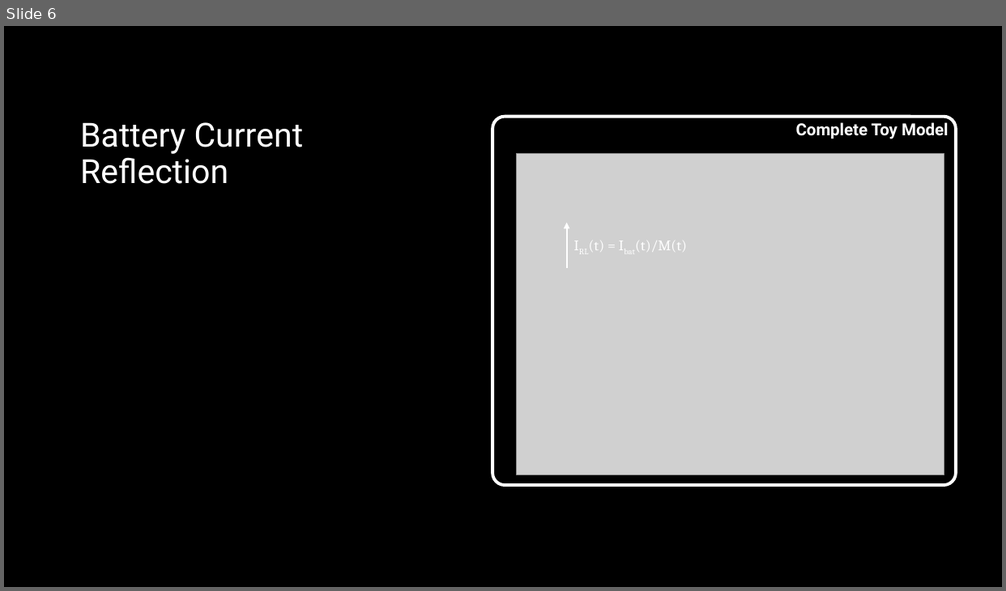
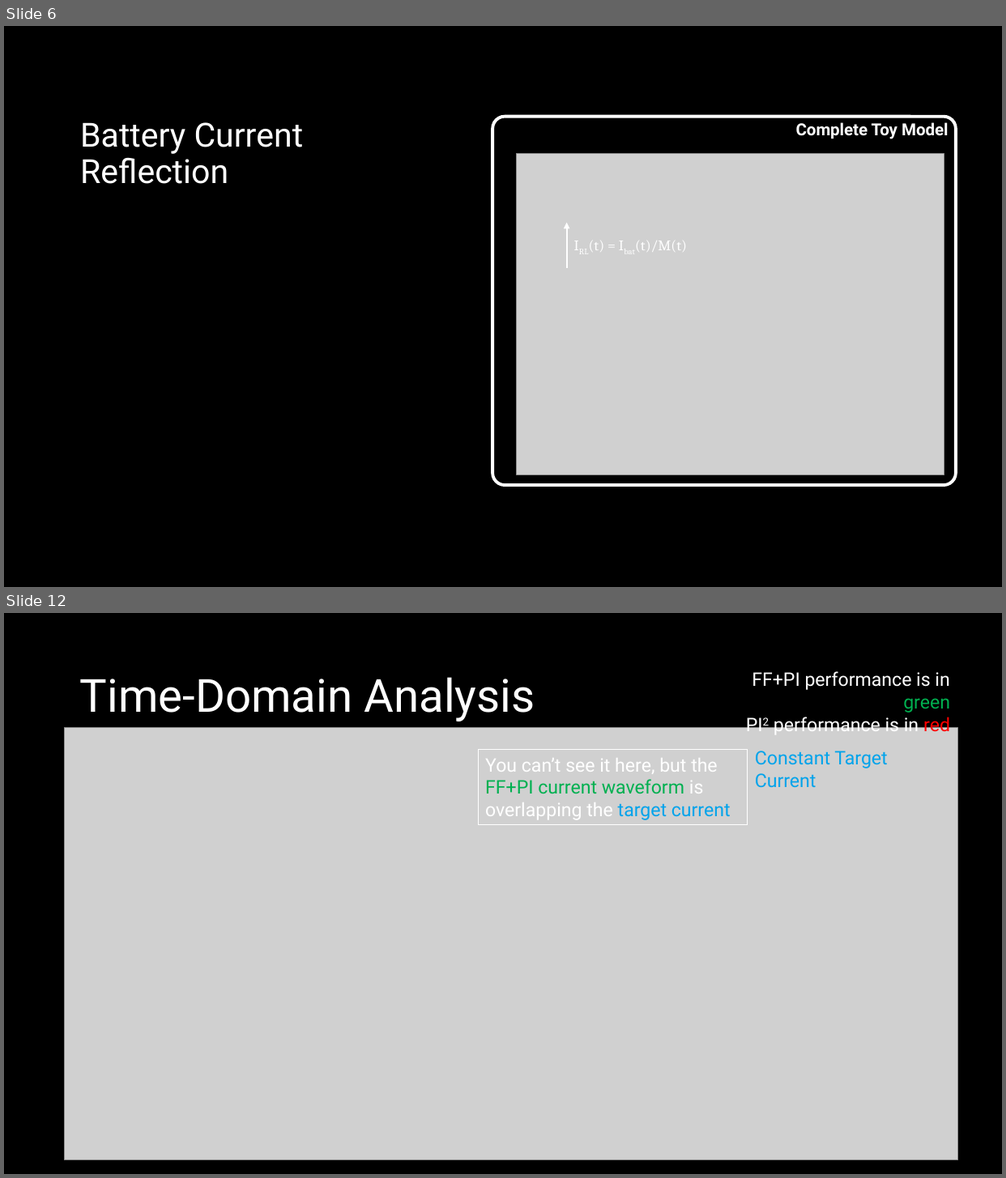
Before and after one commit to ut-ras/rm_electrical-supercap_v2, a slide deck: UT Robomasters – Supercap Power Stage Modeling.pptx. Shown one above the other, each under a label of ours: slide 6 before the commit, slides 6 and 12 after it; the slides between them are not shown. The pictures are 1006x591 and 1006x1178 pixels, drawn with LibreOffice and Linux fonts; fonts in the diff are those of the drawing; grey boxes stand for pictures; background and template pictures are left out. Boxes give left, top, right and bottom in pixels: in the first picture for what was removed or moved away, otherwise in the second. Text is boxed around its words. In the diff, an @@ line names an element or a change of style, - is before the commit and + after.

```diff
--- a/UT Robomasters – Supercap Power Stage Modeling.pptx
+++ b/UT Robomasters – Supercap Power Stage Modeling.pptx
@@ slide 12 added at (x1=4, y1=613, x2=1002, y2=1174), background #000000 @@
@@ title added at (x1=80, y1=677, x2=535, y2=722), 44 pt, text #FFFFFF @@
+Time-Domain Analysis
@@ text added at (x1=752, y1=671, x2=950, y2=735), 18 pt, text #FFFFFF @@
+FF+PI performance is in green
+PI2 performance is in red
@@ picture added at (x1=65, y1=727, x2=957, y2=1161) @@
@@ rectangle added at (x1=478, y1=749, x2=747, y2=825), outline #FFFFFF 0.75 pt, 18 pt, text #FFFFFF @@
+You can’t see it here, but the FF+PI current waveform is overlapping the target current
@@ text added at (x1=755, y1=751, x2=887, y2=788), 18 pt, text #00A3EB @@
+Constant Target Current
```
Also in this commit, not shown: 2 slides changed, 3 other slides added, 3 other files.
